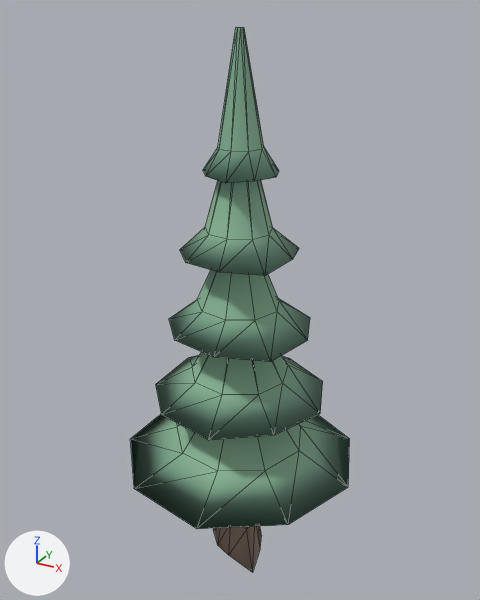
The glTF model game/voxario/Eryndor/Assets/Models/nature/pine_0.glb, before and after one commit.
Before and after are seen from a camera (50 mm lens) standing at (6.23, -11.32, 12.26) and looking at (-0.1, 0.19, 6.5). Every picture has the same lights, and +X, +Y and +Z are marked at lower left. The older version comes first. Mesh edges are drawn as thin lines.

Names of what the first picture shows: 'Pine'.
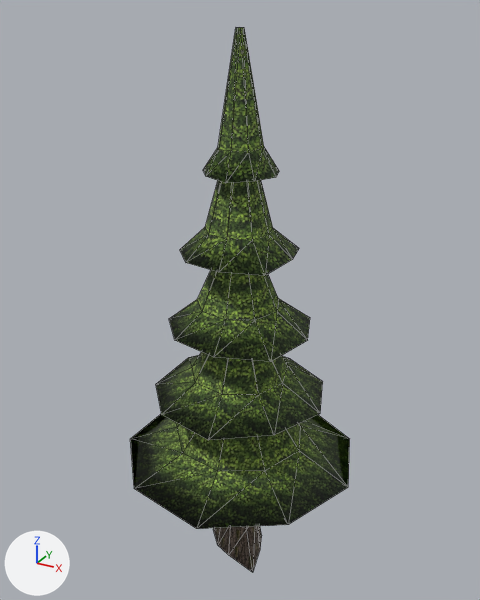
Boxes [x1, y1, x2, y2] around the edits, measured in the pictures (480 x 600 px):
```json
{"object": "Pine", "change": "surface changed", "before": [131, 27, 350, 572], "after": [131, 27, 350, 572], "on screen": "darker"}
```

Edits to the scene script, one JSON object a line:
```json
{"op": "add", "block": "img_image_1", "code": ["img_image_1 = load_image('Image_1', '_unpacked/Image_1', 512, 512, 'sRGB')"]}
{"op": "add", "block": "img_image_0", "code": ["img_image_0 = load_image('Image_0', '_unpacked/Image_0', 512, 512, 'sRGB')"]}
{"op": "add", "block": "mat_bark", "code": "n3 = _N.new('ShaderNodeMix'); n3.name = 'Mix'"}
{"op": "add", "block": "mat_bark", "code": "n3.data_type = 'RGBA'"}
{"op": "add", "block": "mat_bark", "code": "n3.blend_type = 'MULTIPLY'"}
{"op": "add", "block": "mat_bark", "code": "n3.inputs[0].default_value = 1.0  # 'Factor'"}
{"op": "add", "block": "mat_bark", "code": "n4 = _N.new('ShaderNodeTexImage'); n4.name = 'Image Texture'"}
{"op": "add", "block": "mat_bark", "code": "n4.image = img_image_0"}
{"block": "mat_bark", "where": "n2 = _N.new('ShaderNodeVertexColor'); n2.name = 'Color Attribute'"}
{"block": "mat_bark", "where": "n0 = _N.new('ShaderNodeBsdfPrincipled'); n0.name = 'Principled BSDF'"}
{"op": "remove", "block": "mat_bark", "code": "_L.new(n2.outputs[0], n0.inputs[0])  # 'Color' to 'Base Color'"}
{"op": "add", "block": "mat_bark", "code": "_L.new(n3.outputs[2], n0.inputs[0])  # 'Result' to 'Base Color'"}
{"op": "add", "block": "mat_bark", "code": "_L.new(n2.outputs[0], n3.inputs[7])  # 'Color' to 'B'"}
{"op": "add", "block": "mat_bark", "code": "_L.new(n4.outputs[0], n3.inputs[6])  # 'Color' to 'A'"}
{"op": "add", "block": "mat_leaf", "code": "n3 = _N.new('ShaderNodeMix'); n3.name = 'Mix'"}
{"op": "add", "block": "mat_leaf", "code": "n3.data_type = 'RGBA'"}
{"op": "add", "block": "mat_leaf", "code": "n3.blend_type = 'MULTIPLY'"}
{"op": "add", "block": "mat_leaf", "code": "n3.inputs[0].default_value = 1.0  # 'Factor'"}
{"op": "add", "block": "mat_leaf", "code": "n4 = _N.new('ShaderNodeTexImage'); n4.name = 'Image Texture'"}
{"op": "add", "block": "mat_leaf", "code": "n4.image = img_image_1"}
{"block": "mat_leaf", "where": "n2 = _N.new('ShaderNodeVertexColor'); n2.name = 'Color Attribute'"}
{"block": "mat_leaf", "where": "n0 = _N.new('ShaderNodeBsdfPrincipled'); n0.name = 'Principled BSDF'"}
{"op": "remove", "block": "mat_leaf", "code": "_L.new(n2.outputs[0], n0.inputs[0])  # 'Color' to 'Base Color'"}
{"op": "add", "block": "mat_leaf", "code": "_L.new(n3.outputs[2], n0.inputs[0])  # 'Result' to 'Base Color'"}
{"op": "add", "block": "mat_leaf", "code": "_L.new(n2.outputs[0], n3.inputs[7])  # 'Color' to 'B'"}
{"op": "add", "block": "mat_leaf", "code": "_L.new(n4.outputs[0], n3.inputs[6])  # 'Color' to 'A'"}
{"block": "me_pine", "where": "me_pine.from_pydata(...)  # 230 vertices, 401 faces; spans x -2.53..2.69, y -2.65..2.69, z 0.0..11.94"}
{"block": "me_pine", "where": "# used by ob_pine; location = (0.0, 0.0, 0.0)"}
{"block": "me_pine", "change": "me_pine part 1: 401 kept faces spanning x -2.53..2.69, y -2.65..2.69, z 0.0..11.94 get new vertex colours"}
```
